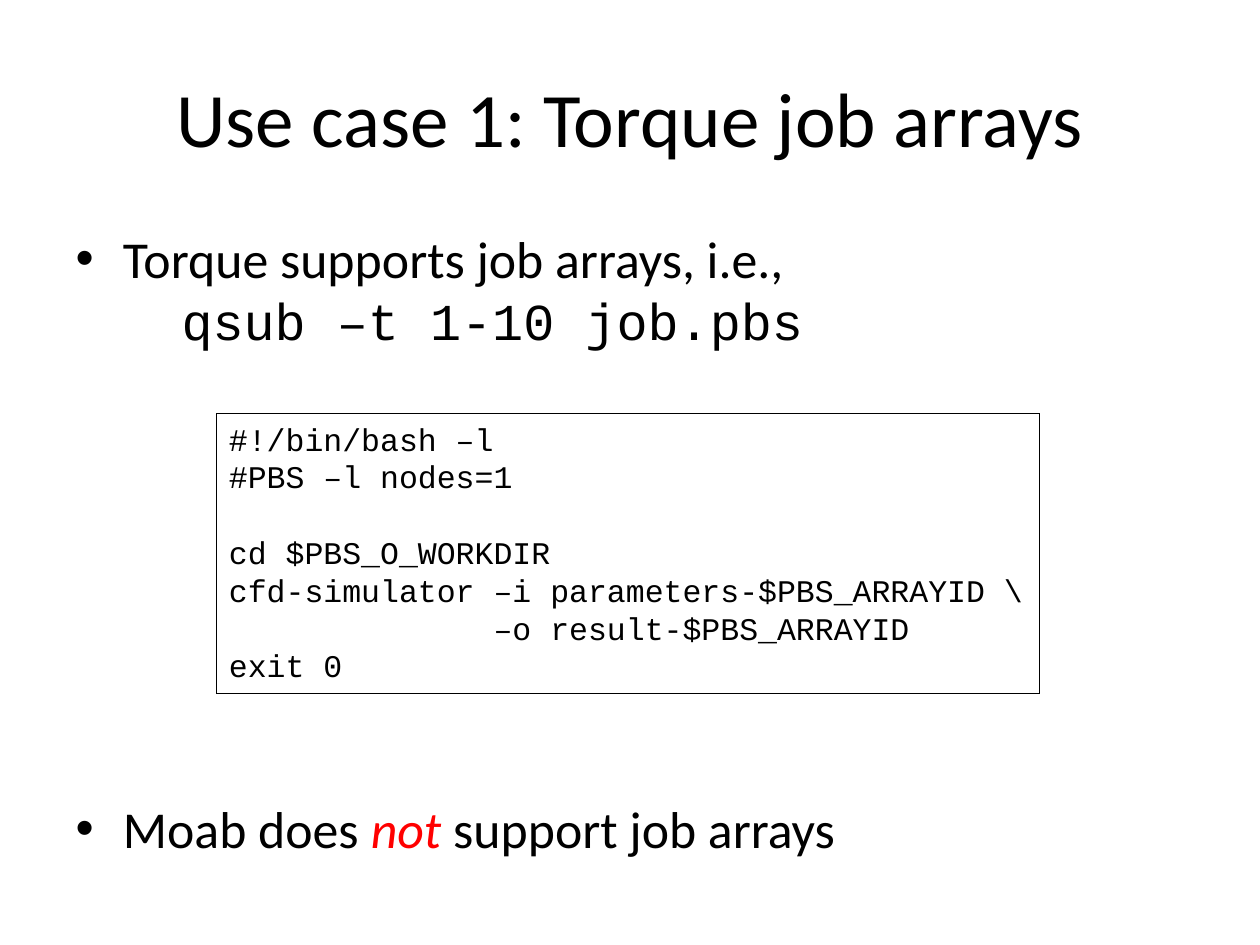
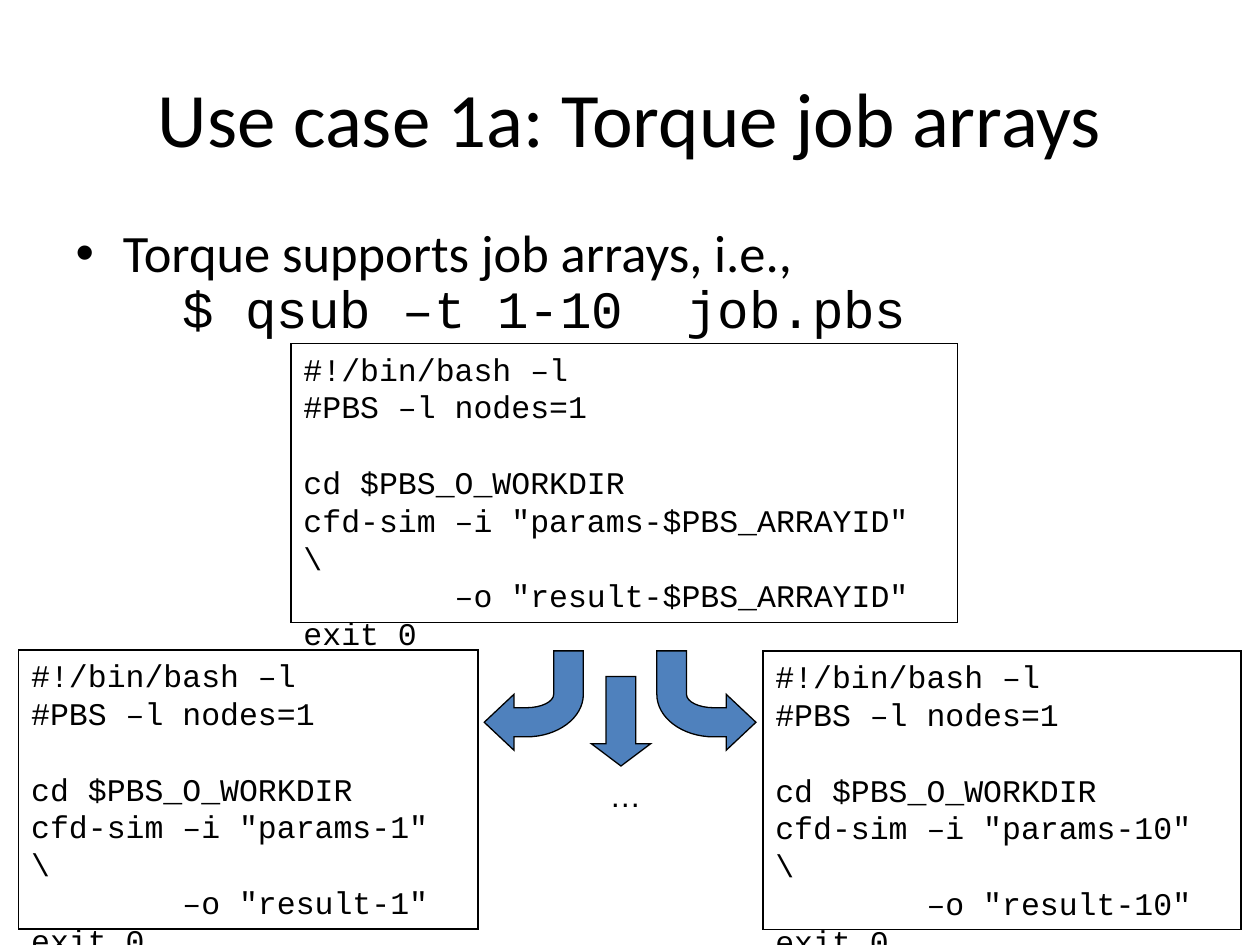
Before and after one commit to gjbex/worker, a slide deck: slide 8 of doc/worker.pptx (slide 2 before the commit). Drawn at 1260x945 pixels with LibreOffice and Linux fonts; fonts in the diff are those of the drawing. Boxes give left, top, right and bottom in pixels: in the first picture for what was removed or moved away, otherwise in the second. Text is boxed around its words. In the diff, an @@ line names an element or a change of style, - is before the commit and + after.

```diff
--- a/doc/worker.pptx
+++ b/doc/worker.pptx
@@ title at (158,93,1101,161): text changed @@
-Use case 1: Torque job arrays
+Use case 1a: Torque job arrays
@@ text at (123,235,906,339): text changed; size 29.6 to 30 pt @@
-• Torque supports job arrays, i.e.,
-  qsub –t 1-10 job.pbs
-• Moab does not support job arrays
+• Torque supports job arrays, i.e.,
+  $ qsub –t 1-10 job.pbs
@@ rectangle "#!/bin/bash –l": place and size @@
-rectangle "#!/bin/bash –l" at (217,413,1040,693)
+rectangle "#!/bin/bash –l" at (291,344,958,622)
@@ text in rectangle at (303,471,908,611): text changed @@
-cd $PBS_O_WORKDIR
-cfd-simulator –i parameters-$PBS_ARRAYID \
-–o result-$PBS_ARRAYID
+cd $PBS_O_WORKDIR
+cfd-sim –i "params-$PBS_ARRAYID" \
+–o "result-$PBS_ARRAYID"
@@ rectangle added at (19,650,479,929), outline #000000 0.75 pt, 18 pt, text #000000 @@
+#!/bin/bash –l
+#PBS –l nodes=1
+cd $PBS_O_WORKDIR
+cfd-sim –i "params-1" \
+–o "result-1"
+exit 0
@@ freeform shape added at (484,651,583,751), fill #4F81BD, outline #000000 0.75 pt @@
@@ freeform shape added at (656,651,756,751), fill #4F81BD, outline #000000 0.75 pt @@
@@ rectangle added at (764,651,1242,930), outline #000000 0.75 pt, 18 pt, text #000000 @@
+#!/bin/bash –l
+#PBS –l nodes=1
+cd $PBS_O_WORKDIR
+cfd-sim –i "params-10" \
+–o "result-10"
+exit 0
@@ down arrow added at (591,677,650,766), fill #4F81BD, outline #000000 0.75 pt @@
@@ text added at (597,770,654,820), 18 pt, text #000000 @@
+…
```
Also in this commit, not shown: 8 other slides changed, 18 slides added.
